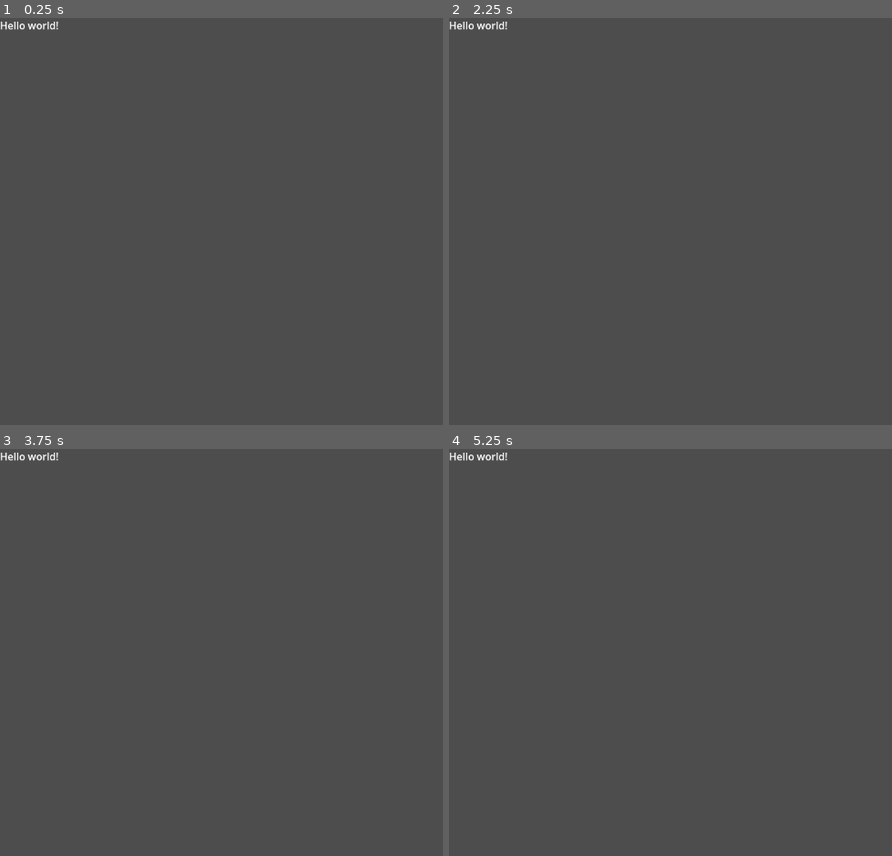
Above: before the commit, frames 1-4 (two rows, left to right).
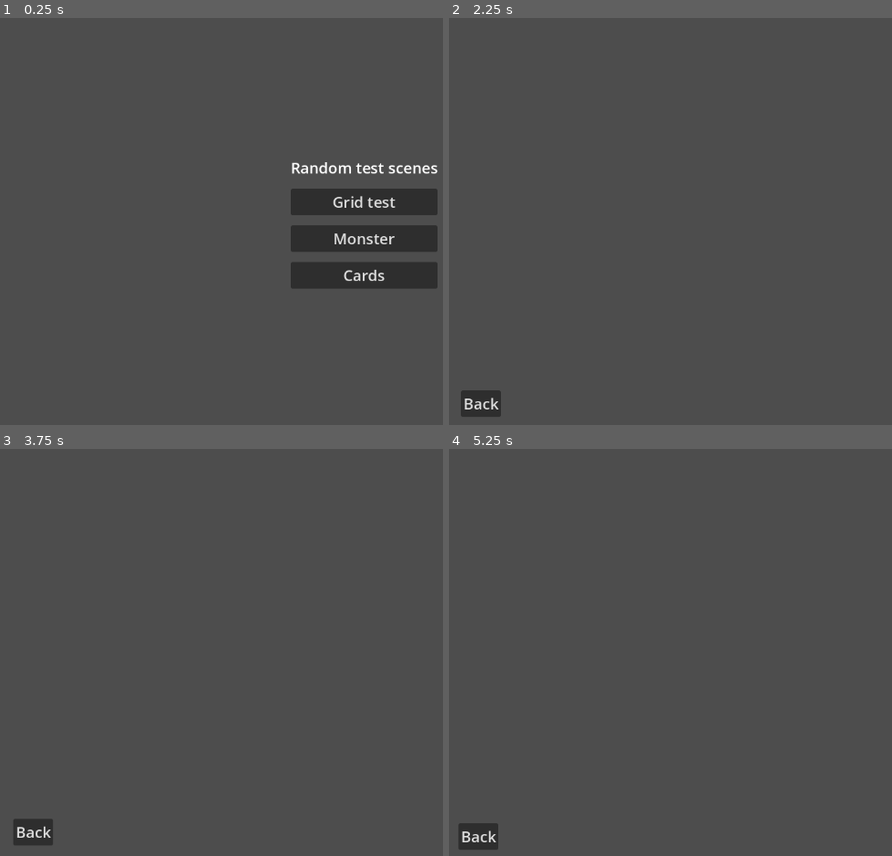
Above: after the commit, the same moments.

Repository: Golen87/TeramonTactics
Game: Godot game, scene res://scenes/main_menu.tscn
Same seed, same stepped clock (60 frames per second), same inputs: the game is played once before the commit and once after it. Before the commit the project starts from res://scenes/test.tscn.
Inputs (mouse positions are in pixels of both pictures, inside the frame that each line leads up to):
- Up to frame 1 (0.25 s): no input
- Up to frame 2 (2.25 s): click (812, 201) at 0.5 s, where only the run after the commit has a clickable "Grid test"; click (480, 404) at 1.25 s, where only the run after the commit has a clickable "Back"; click (812, 237) at 2 s, where only the run after the commit has a clickable "Monster"
- Up to frame 3 (3.75 s): click (31, 835) at 2.75 s, where only the run after the commit has a clickable "Back"; click (363, 705) at 3.5 s, where only the run after the commit has a clickable "Cards"
- Up to frame 4 (5.25 s): click (480, 831) at 4.25 s, where only the run after the commit has a clickable "Back"; click (812, 632) at 5 s, where only the run after the commit has a clickable "Grid test"

The runs differ from the first frame. In frame 1, 6.8% of the frame differs, in the area x 0-99%, y 0-67%; in frame 2, 0.7%; in frame 3, 0.7%; in frame 4, 0.7%.

Commit message:
Add test scenes and a base theme

Diff:
--- a/project.godot
+++ b/project.godot
@@ -10,7 +10,7 @@
 
 [application]
 
-config/name="New Game Project"
+config/name="Teramon Tactics"
 run/main_scene="uid://xqfa36m0lheo"
 config/features=PackedStringArray("4.4", "GL Compatibility")
 config/icon="res://icon.svg"
--- /dev/null
+++ b/resources/base_theme.tres
@@ -0,0 +1,13 @@
+[gd_resource type="Theme" load_steps=2 format=3 uid="uid://fs8ra7ncelrb"]
+
+[sub_resource type="StyleBoxFlat" id="StyleBoxFlat_bupma"]
+bg_color = Color(0.721256, 0.429556, 0.112958, 1)
+
+[resource]
+default_font_size = 24
+MarginContainer/constants/margin_bottom = 64
+MarginContainer/constants/margin_left = 64
+MarginContainer/constants/margin_right = 64
+MarginContainer/constants/margin_top = 64
+Panel/styles/panel = SubResource("StyleBoxFlat_bupma")
+VBoxContainer/constants/separation = 16
--- /dev/null
+++ b/scenes/cards_test.tscn
@@ -0,0 +1,18 @@
+[gd_scene load_steps=2 format=3 uid="uid://dr0lqgpv2uje2"]
+
+[ext_resource type="PackedScene" uid="uid://rvpp31tnowv6" path="res://scenes/components/back_button.tscn" id="1_1x4mb"]
+
+[node name="CardsTest" type="Node2D"]
+
+[node name="BackButton" parent="." instance=ExtResource("1_1x4mb")]
+anchors_preset = 2
+anchor_top = 1.0
+anchor_right = 0.0
+offset_left = 52.0
+offset_top = 606.0
+offset_right = 52.0
+offset_bottom = 606.0
+grow_horizontal = 1
+grow_vertical = 0
+size_flags_horizontal = 4
+size_flags_vertical = 4
--- /dev/null
+++ b/scenes/components/back_button.tscn
@@ -0,0 +1,28 @@
+[gd_scene load_steps=3 format=3 uid="uid://rvpp31tnowv6"]
+
+[ext_resource type="Script" uid="uid://cnn4mctc60jur" path="res://scripts/back_button.gd" id="1_12e11"]
+[ext_resource type="Theme" uid="uid://fs8ra7ncelrb" path="res://resources/base_theme.tres" id="1_fkhth"]
+
+[node name="BackButton" type="Control"]
+layout_mode = 3
+anchors_preset = 15
+anchor_right = 1.0
+anchor_bottom = 1.0
+grow_horizontal = 2
+grow_vertical = 2
+theme = ExtResource("1_fkhth")
+script = ExtResource("1_12e11")
+
+[node name="MarginContainer" type="MarginContainer" parent="."]
+layout_mode = 1
+anchors_preset = 15
+anchor_right = 1.0
+anchor_bottom = 1.0
+grow_horizontal = 2
+grow_vertical = 2
+
+[node name="Back" type="Button" parent="MarginContainer"]
+layout_mode = 2
+text = "Back"
+
+[connection signal="pressed" from="MarginContainer/Back" to="." method="_on_back_pressed"]
--- /dev/null
+++ b/scenes/grid_test.tscn
@@ -0,0 +1,11 @@
+[gd_scene load_steps=2 format=3 uid="uid://cy2c4pedun72s"]
+
+[ext_resource type="PackedScene" uid="uid://rvpp31tnowv6" path="res://scenes/components/back_button.tscn" id="1_uya2y"]
+
+[node name="GridTest" type="Node2D"]
+
+[node name="BackButton" parent="." instance=ExtResource("1_uya2y")]
+offset_left = 46.0
+offset_top = 613.0
+offset_right = 46.0
+offset_bottom = 613.0
--- /dev/null
+++ b/scenes/main_menu.tscn
@@ -0,0 +1,50 @@
+[gd_scene load_steps=3 format=3 uid="uid://xqfa36m0lheo"]
+
+[ext_resource type="Theme" uid="uid://fs8ra7ncelrb" path="res://resources/base_theme.tres" id="1_l6cm7"]
+[ext_resource type="Script" uid="uid://cm4wa0eqwexhk" path="res://scripts/main_menu.gd" id="2_ekxnf"]
+
+[node name="MainMenu" type="Control"]
+layout_mode = 3
+anchors_preset = 15
+anchor_right = 1.0
+anchor_bottom = 1.0
+grow_horizontal = 2
+grow_vertical = 2
+theme = ExtResource("1_l6cm7")
+script = ExtResource("2_ekxnf")
+
+[node name="MarginContainer" type="MarginContainer" parent="."]
+layout_mode = 1
+anchors_preset = 13
+anchor_left = 0.5
+anchor_right = 0.5
+anchor_bottom = 1.0
+offset_left = -180.0
+offset_right = 180.0
+grow_horizontal = 2
+grow_vertical = 2
+
+[node name="VBoxContainer" type="VBoxContainer" parent="MarginContainer"]
+layout_mode = 2
+alignment = 1
+
+[node name="Label" type="Label" parent="MarginContainer/VBoxContainer"]
+layout_mode = 2
+text = "Random test scenes"
+horizontal_alignment = 1
+
+[node name="Grid" type="Button" parent="MarginContainer/VBoxContainer"]
+layout_mode = 2
+text = "Grid test"
+
+[node name="Monster" type="Button" parent="MarginContainer/VBoxContainer"]
+layout_mode = 2
+text = "Monster"
+
+[node name="Cards" type="Button" parent="MarginContainer/VBoxContainer"]
+layout_mode = 2
+text = "Cards"
+
+[connection signal="pressed" from="MarginContainer/VBoxContainer/Grid" to="." method="_on_grid_pressed"]
+[connection signal="pressed" from="MarginContainer/VBoxContainer/Monster" to="." method="_on_monster_pressed"]
+[connection signal="pressed" from="MarginContainer/VBoxContainer/Cards" to="." method="_on_cards_pressed"]
--- /dev/null
+++ b/scenes/monster_test.tscn
@@ -0,0 +1,11 @@
+[gd_scene load_steps=2 format=3 uid="uid://cwrrioew4x5j1"]
+
+[ext_resource type="PackedScene" uid="uid://rvpp31tnowv6" path="res://scenes/components/back_button.tscn" id="1_2mgfa"]
+
+[node name="MonsterTest" type="Node2D"]
+
+[node name="BackButton" parent="." instance=ExtResource("1_2mgfa")]
+offset_left = 50.0
+offset_top = 610.0
+offset_right = 50.0
+offset_bottom = 610.0
--- a/scenes/test.tscn
+++ /dev/null
@@ -1,8 +0,0 @@
-[gd_scene format=3 uid="uid://xqfa36m0lheo"]
-
-[node name="Test" type="Node2D"]
-
-[node name="Label" type="Label" parent="."]
-offset_right = 40.0
-offset_bottom = 23.0
-text = "Hello world!"
--- /dev/null
+++ b/scripts/back_button.gd
@@ -0,0 +1,5 @@
+extends Control
+
+
+func _on_back_pressed() -> void:
+	get_tree().change_scene_to_file("res://scenes/main_menu.tscn")
--- /dev/null
+++ b/scripts/main_menu.gd
@@ -0,0 +1,11 @@
+extends Control
+
+
+func _on_grid_pressed() -> void:
+	get_tree().change_scene_to_file("res://scenes/grid_test.tscn")
+
+func _on_monster_pressed() -> void:
+	get_tree().change_scene_to_file("res://scenes/monster_test.tscn")
+
+func _on_cards_pressed() -> void:
+	get_tree().change_scene_to_file("res://scenes/cards_test.tscn")
Not shown, added: scripts/back_button.gd.uid
Not shown, added: scripts/main_menu.gd.uid
